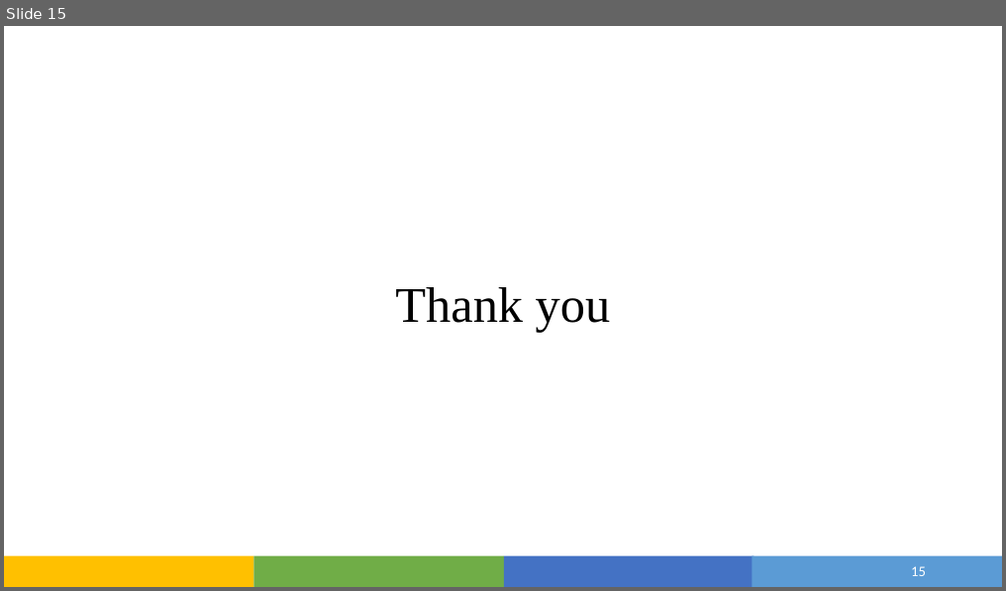
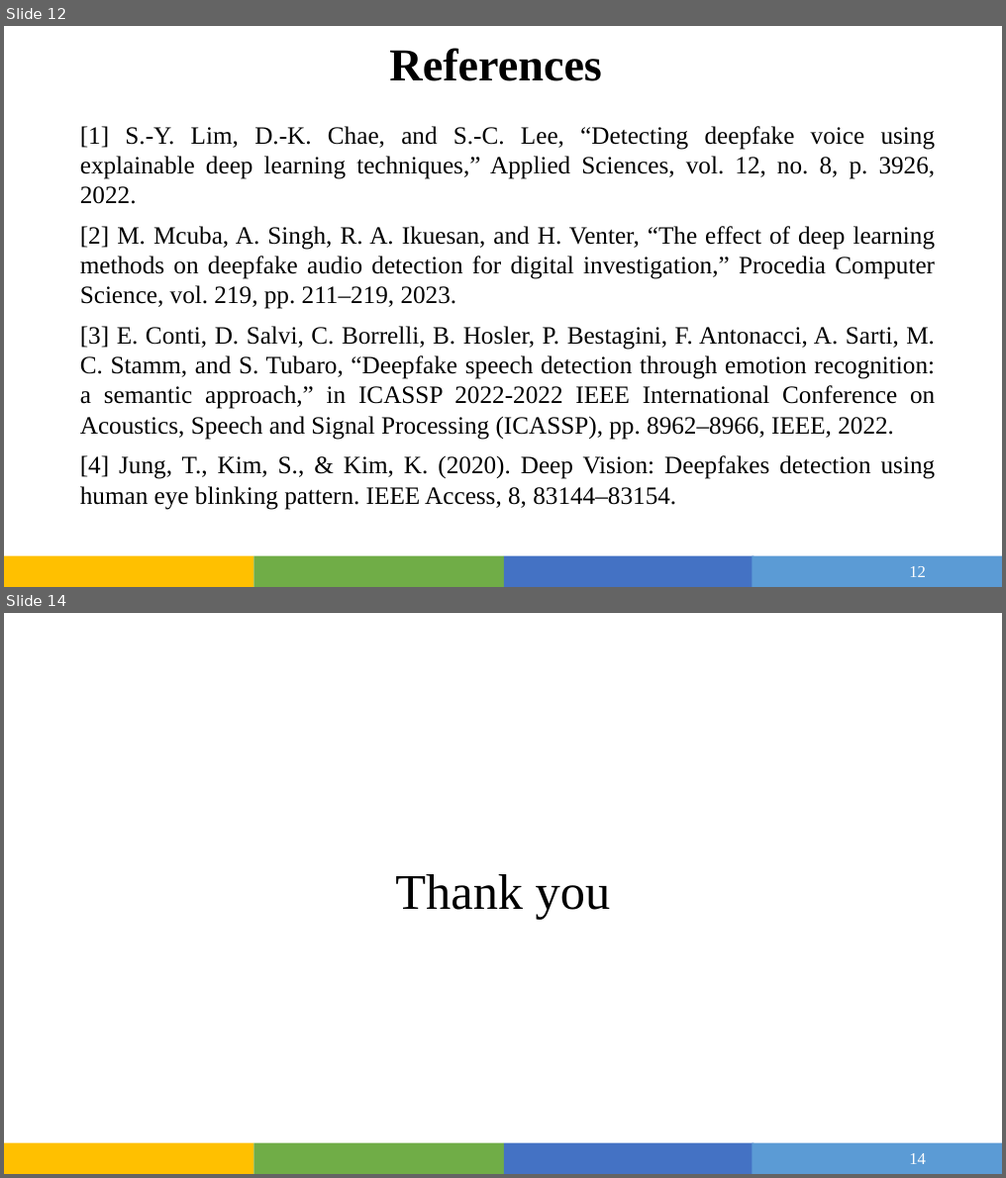
Before and after one commit to Devjethva1111/DeepFake-Voice-Recognition, a slide deck: Seminar/Project_PPT.pptx. Shown one above the other, each under a label of ours: slide 15 before the commit, slides 12 and 14 after it; the slides between them are not shown. The pictures are 1006x591 and 1006x1178 pixels, drawn with LibreOffice and Linux fonts; fonts in the diff are those of the drawing. Boxes give left, top, right and bottom in pixels: in the first picture for what was removed or moved away, otherwise in the second. Text is boxed around its words. In the diff, an @@ line names an element or a change of style, - is before the commit and + after.

```diff
--- a/Seminar/Project_PPT.pptx
+++ b/Seminar/Project_PPT.pptx
@@ slide 12 added at bbox=[4, 26, 1002, 587], background #FFFFFF; not listed: 4 template elements that a slide beside it also shows @@
@@ title added at bbox=[389, 48, 602, 81], 44 pt, text #000000, bold @@
+References
@@ text added at bbox=[80, 126, 936, 510], 24 pt, text #000000 @@
+[1] S.-Y. Lim, D.-K. Chae, and S.-C. Lee, “Detecting deepfake voice using explainable deep learning techniques,” Applied Sciences, vol. 12, no. 8, p. 3926, 2022.
+[2] M. Mcuba, A. Singh, R. A. Ikuesan, and H. Venter, “The effect of deep learning methods on deepfake audio detection for digital investigation,” Procedia Computer Science, vol. 219, pp. 211–219, 2023.
+[3] E. Conti, D. Salvi, C. Borrelli, B. Hosler, P. Bestagini, F. Antonacci, A. Sarti, M. C. Stamm, and S. Tubaro, “Deepfake speech detection through emotion recognition: a semantic approach,” in ICASSP 2022-2022 IEEE International Conference on Acoustics, Speech and Signal Processing (ICASSP), pp. 8962–8966, IEEE, 2022.
+[4] Jung, T., Kim, S., & Kim, K. (2020). Deep Vision: Deepfakes detection using human eye blinking pattern. IEEE Access, 8, 83144–83154.
@@ page number added at bbox=[909, 567, 926, 577], 16 pt, text #FFFFFF @@
+12
@@ what was slide 15 is now slide 14 @@
@@ page number at bbox=[909, 1154, 926, 1164]: text changed; size 14 to 16 pt; font Calibri to Times New Roman @@
-15
+14
```
Also in this commit, not shown: 6 slides changed, 5 other slides added, 7 slides removed, 1 other file.
